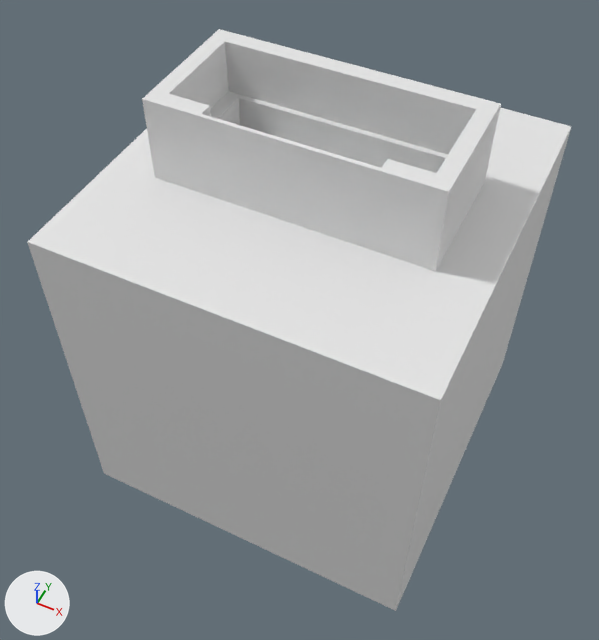
Two versions of the Blender file 4cell-cap/4cell-cap.blend, one commit apart.
One viewpoint serves both versions: a 50 mm lens placed at (15.8, -34.1, 34.8), pointed at (-0.3, -1.8, -5.5). Every picture has the same lights, and +X, +Y and +Z are marked at lower left.

The older version as bpy lines, for what is in view:
```python
me_cube_001 = bpy.data.meshes.new('Cube.001')
me_cube_001.from_pydata(...)  # a box spanning x -1.0..1.0, y -1.0..1.0, z -1.0..1.0
me_cube_004 = bpy.data.meshes.new('Cube.004')
me_cube_004.from_pydata(...)  # a box spanning x -1.0..1.0, y -1.0..1.0, z -1.0..1.0
ob_cube = bpy.data.objects.new('Cube', me_cube_001)
ob_cube.location = (0.0, 0.0, 0.0)
ob_cube.scale = (8.5, 4.0, 10.0)
_m = ob_cube.modifiers.new('Boolean', 'BOOLEAN')
_m.object = ob_cube_001
_m.solver = 'FLOAT'
_m = ob_cube.modifiers.new('Boolean.001', 'BOOLEAN')
_m.object = ob_cube_002
_m.solver = 'FLOAT'
_m = ob_cube.modifiers.new('Boolean.003', 'BOOLEAN')
_m.object = ob_cube_003
_m.solver = 'FLOAT'
_m = ob_cube.modifiers.new('Boolean.002', 'BOOLEAN')
_m.object = ob_neg
_m.solver = 'FLOAT'
ob_neg = bpy.data.objects.new('NEG', me_cube_004)
ob_neg.location = (0.0, 0.0, -6.76)
ob_neg.scale = (11.6, 11.6, 11.6)
```
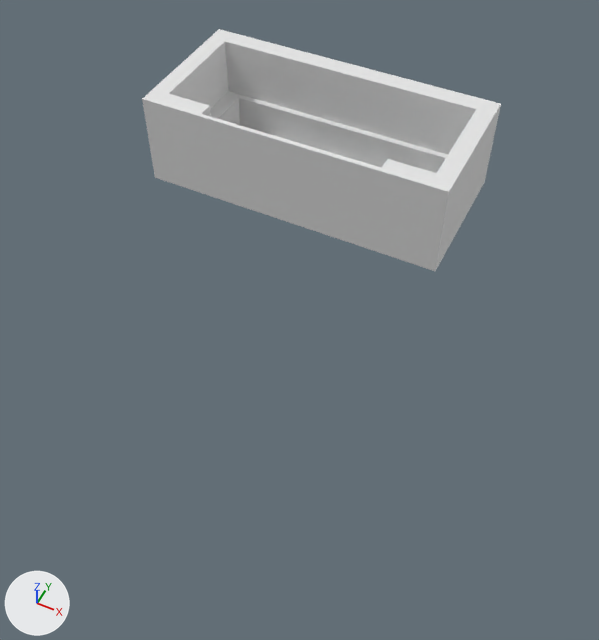
ob_cube_004 is not drawn itself; it is used by a modifier of ob_cube.

Where the change shows, as pixel boxes [x1, y1, x2, y2] in the pictures (599 x 640 px):
'NEG', hidden: before [27, 108, 572, 611]

The change in detail:
Mesh me_cube_006 is new.
It is a box spanning x -1.0..1.0, y -1.0..1.0, z -4.91..1.0.
Object 'NEG' (ob_neg) is now hidden.
Object 'Cube' (ob_cube) gains a BOOLEAN modifier named 'Boolean.004'.
Modifier setting: object = ob_cube_004.
Modifier setting: solver = 'FLOAT'.
Object 'Cube.004' (ob_cube_004) is new; it shows me_cube_006.
Its location is (0.0, 0.0, 2.121).
Its scale is (4.93, 1.5, 4.94).
Its hide viewport is True.
